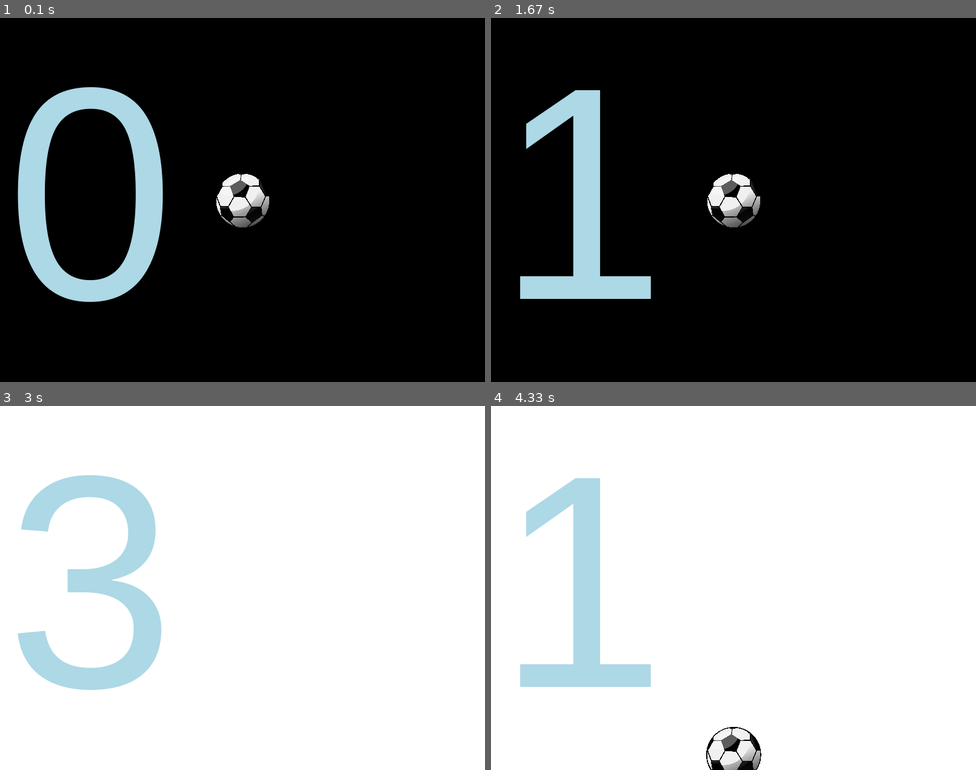
Above: before the commit, frames 1-4 (two rows, left to right).
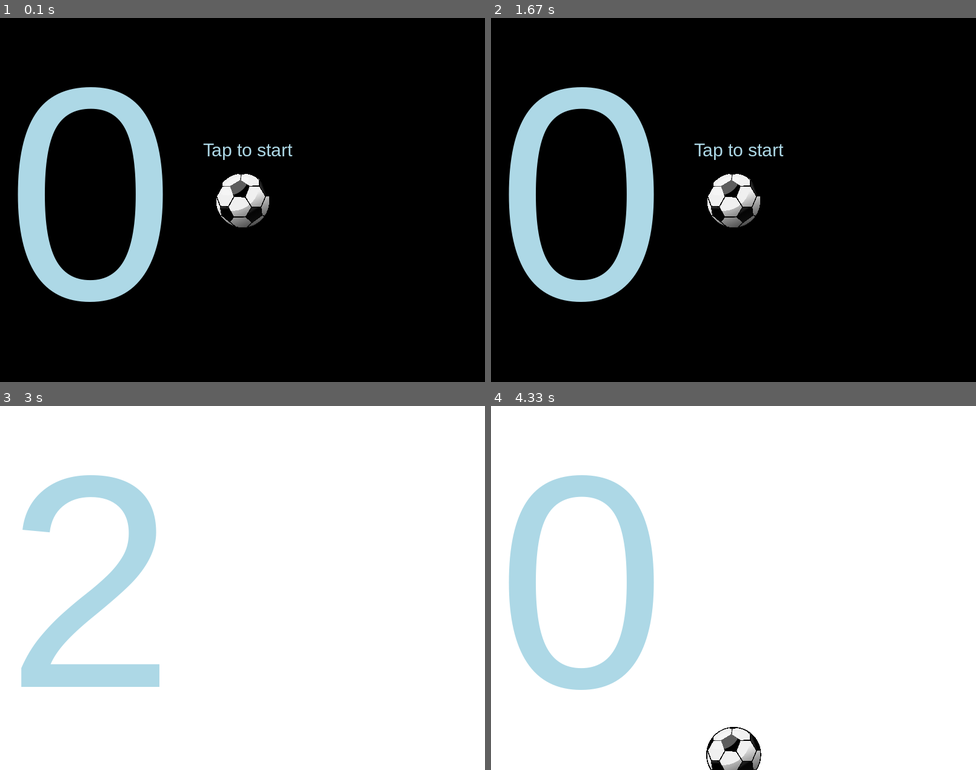
Above: after the commit, the same moments.

Repository: osinoyan/2019-nctucscamp-pygame
Game: pygame game, started from brickrain/pygame_20190430.py
Two runs of this game, one before a commit and one after it. Both use one fixed random seed, a clock stepped at 60 frames per second and the inputs below.
Inputs (mouse positions are in pixels of both pictures, inside the frame that each line leads up to):
- Up to frame 1 (0.1 s): no input
- Up to frame 2 (1.67 s): click (733, 200) at 0.38 s; tap Space at 0.67 s; click (583, 145) at 1.05 s
- Up to frame 3 (3 s): click (252, 464) at 1.88 s; click (218, 682) at 2.22 s; click (227, 526) at 2.55 s
- Up to frame 4 (4.33 s): click (883, 580) at 3.88 s

The runs differ from the first frame. In frame 1, 0.2% of the frame differs, in the area x 41-61%, y 34-39%; in frame 2, 9.2%, in the area x 3-61%, y 19-78%; in frame 3, 4.0%; in frame 4, 8.9%.

Commit message:
scooer update

Diff:
--- a/brickrain/pygame_20190430.py
+++ b/brickrain/pygame_20190430.py
@@ -124,6 +124,7 @@
 canvus = pygame.Surface(screen.get_size())
 picture = pygame.image.load('ball.png')
 picture = pygame.transform.scale(picture, (ball_radius*2+3, ball_radius*2+3))
+myfont_small = pygame.font.SysFont('Arial', 30)
 myfont = pygame.font.SysFont('Arial', 500)
 state = 'START'
 score = 0
@@ -148,7 +149,7 @@
 					check_hit_ball(event.pos)
 					if state == 'START':
 						state = 'PLAYING'
-						score = 1
+						score = 0
 		elif state == 'PLAYING':
 			if event.type == pygame.MOUSEBUTTONDOWN:
 				if event.button == 1:
@@ -158,18 +159,18 @@
 	if state == 'START':
 		# ----------更新畫面--------------------------------------
 		canvus.fill(pygame.Color('BLACK'))
-		score_text = myfont.render(str(score), True, pygame.Color('LIGHTBLUE'))
-		canvus.blit(score_text, (10, 10))
+		hint_text = myfont_small.render('Tap to start', True, pygame.Color('LIGHTBLUE'))
+		canvus.blit(hint_text, (335, 200))
 
 	elif state == 'PLAYING':
 		ball_animation()
 		check_game_over()
 		# ----------更新畫面--------------------------------------
 		canvus.fill(pygame.Color('WHITE'))
-		score_text = myfont.render(str(score), True, pygame.Color('LIGHTBLUE'))
-		canvus.blit(score_text, (10, 10))
 
 
+	score_text = myfont.render(str(score), True, pygame.Color('LIGHTBLUE'))
+	canvus.blit(score_text, (10, 10))
 	# pygame.draw.line(canvus, pygame.Color('LIGHTBLUE'), [0, 500], [800, 500], 2)
 	# pygame.gfxdraw.filled_circle(canvus, ball_pos[0], ball_pos[1], ball_radius, pygame.Color('LIGHTBLUE'))
 	# pygame.gfxdraw.aacircle(canvus, ball_pos[0], ball_pos[1], ball_radius, pygame.Color('LIGHTBLUE'))
